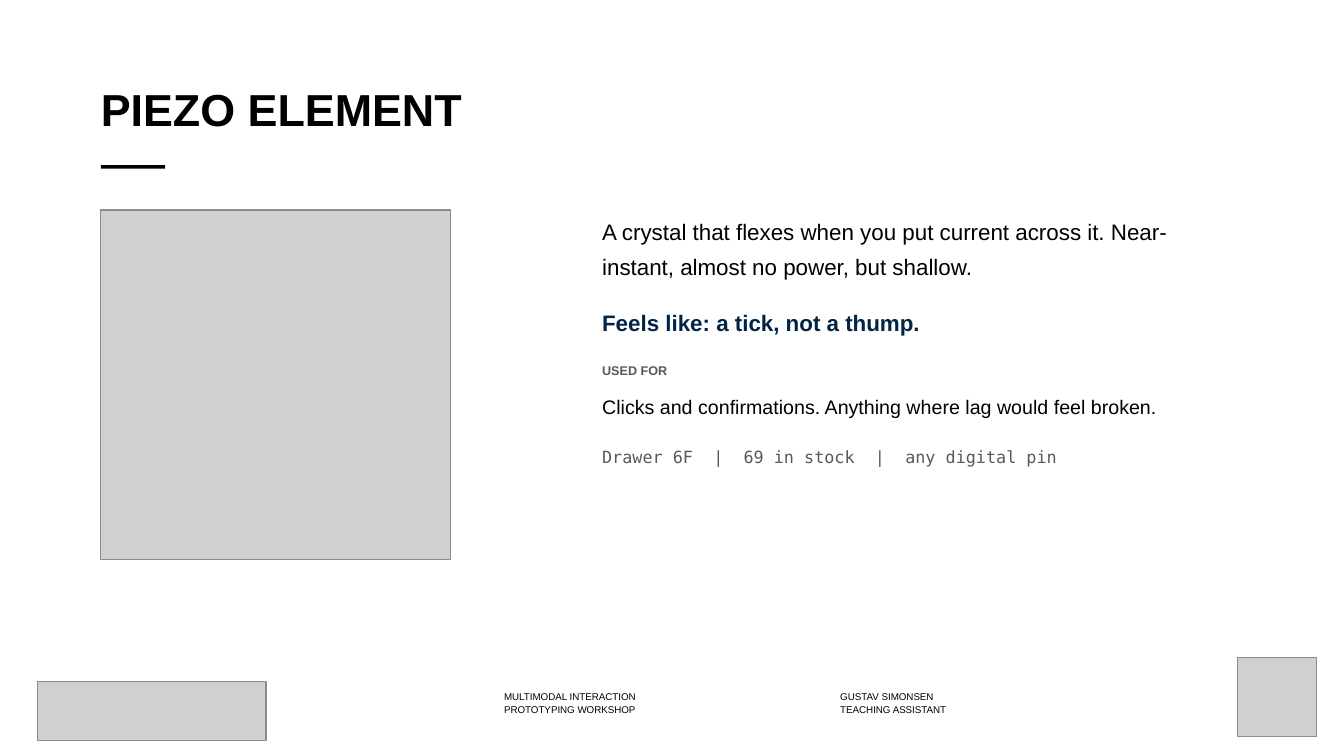
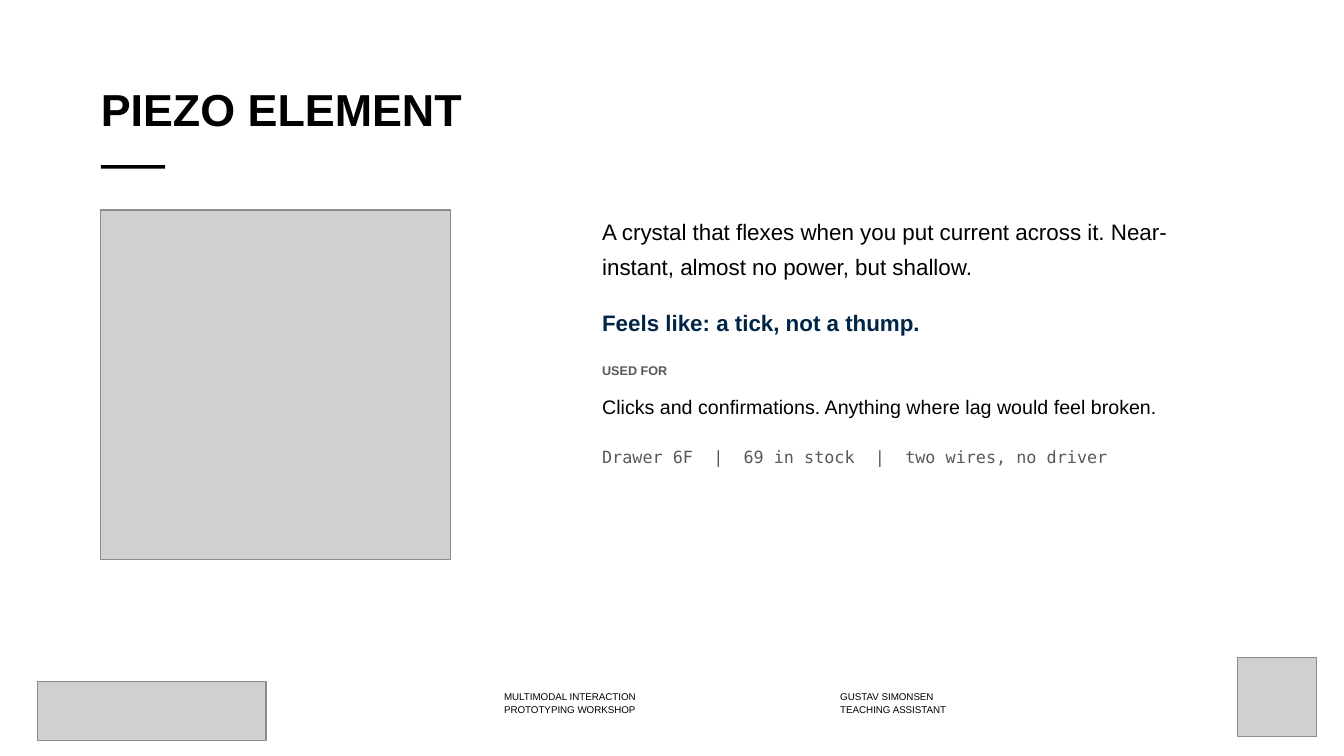
Before and after one commit to labtools-au/multimodal-actuator-workshop, a slide deck: slide 10 of docs/multimodal-actuator-workshop.pptx (slide 11 before the commit). Drawn at 1344x756 pixels with LibreOffice and Linux fonts; fonts in the diff are those of the drawing; grey boxes stand for pictures; background and template pictures are left out. Boxes give left, top, right and bottom in pixels: in the first picture for what was removed or moved away, otherwise in the second. Text is boxed around its words. In the diff, an @@ line names an element or a change of style, - is before the commit and + after.

```diff
--- a/docs/multimodal-actuator-workshop.pptx
+++ b/docs/multimodal-actuator-workshop.pptx
@@ text at (x1=602, y1=450, x2=1108, y2=465): text changed @@
-Drawer 6F | 69 in stock | any digital pin
+Drawer 6F | 69 in stock | two wires, no driver
```
Also in this commit, not shown: 5 other slides changed, 1 slide added, 6 slides removed, 4 other files.
